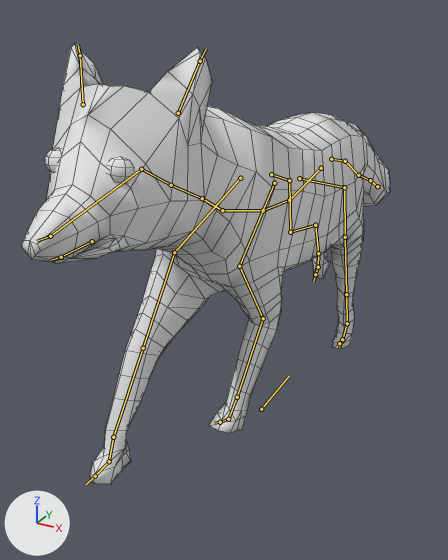
What one commit did to the Blender file static/blender/rigs/fox/animation-fox-run-v2 .blend.
One viewpoint serves both versions: a 50 mm lens placed at (1.18, -2.56, 2.01), pointed at (-0.25, 0.03, 0.71). The lights are fixed; the arrows at lower left show +X, +Y and +Z. Both versions are drawn at frame 12 of the action 'Run'; the numbers are the values there. The bones that bend it are drawn over the model as lines. Mesh edges are drawn as thin lines.

In view in the first picture: 'Fox-Mesh.001'.
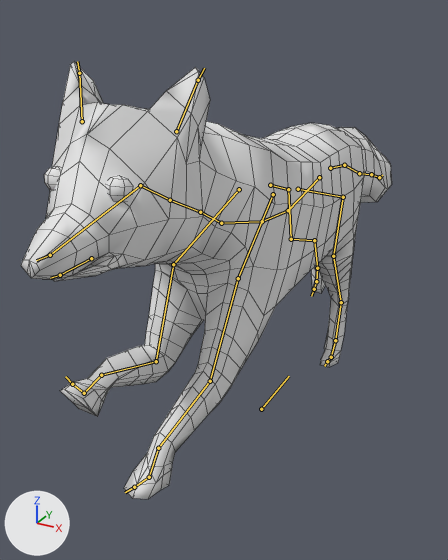
What differs and where, as boxes (x1, y1, x2, y2) in the pictures (448 x 560 px):
'Fox-Mesh.001', posed
    before: (21, 44, 390, 484)
    after: (21, 61, 392, 499)

The change in detail:
Bone 'DRV_Back_Leg_Ankle_L.002' (bone_drv_back_leg_ankle_l_002) moves from (0.0, 0.187, -0.03) to (0.0, -0.041, 0.004).
Bone 'DRV_Front_Leg_Lower_L.002' (bone_drv_front_leg_lower_l_002) moves from (0.0, -0.2, 0.347) to (0.0, -0.767, 0.5).
Bone 'DRV_Front_Leg_Lower_L.002' (bone_drv_front_leg_lower_l_002) turns from (-30, 0, 0) to (-20, 0, 0) degrees about its own x, y and z.
Bone 'DRV_Back_Leg_Ankle_R.002' (bone_drv_back_leg_ankle_r_002) moves from (0.0, 0.446, 0.354) to (0.0, 0.446, 0.248).
Bone 'DRV_Back_Leg_Ankle_R.002' (bone_drv_back_leg_ankle_r_002) turns from (45, 0, 0) to (41, 0, 0) degrees about its own x, y and z.
Bone 'DRV_Front_Leg_Lower_R.002' (bone_drv_front_leg_lower_r_002) moves from (0.0, -0.69, 0.274) to (0.0, -0.686, 0.667).
Bone 'DRV_Front_Leg_Lower_R.002' (bone_drv_front_leg_lower_r_002) turns from (-1, 0, 0) to (-59, 0, 0) degrees about its own x, y and z.
Bone 'CTRL_Hips' (bone_ctrl_hips) moves from (0.0, -0.074, -0.109) to (0.0, -0.029, -0.085).
Bone 'DRV_Tail_Base.001' (bone_drv_tail_base_001) turns from (-18, 0, 0) to (-13, 0, 0) degrees about its own x, y and z.
